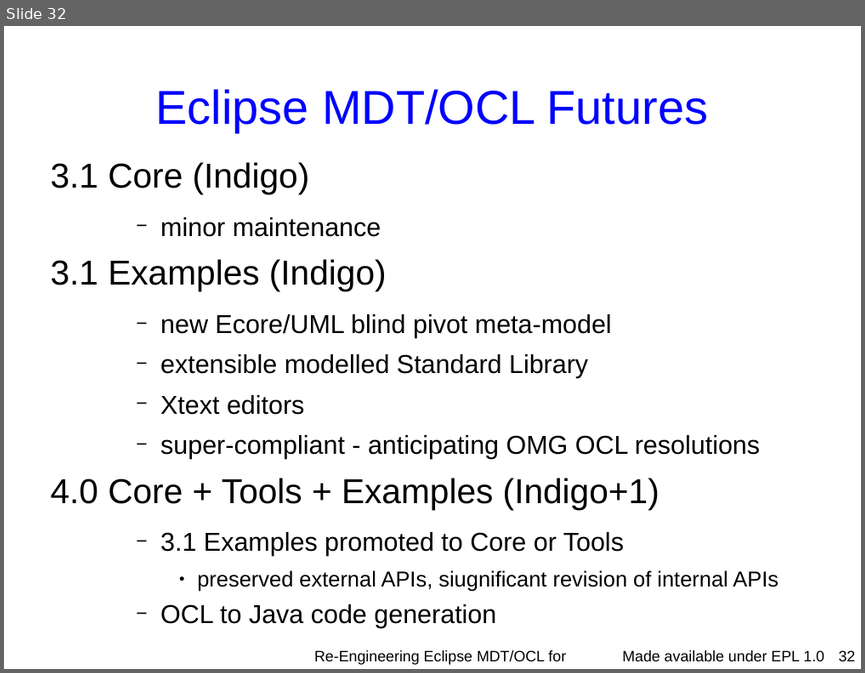
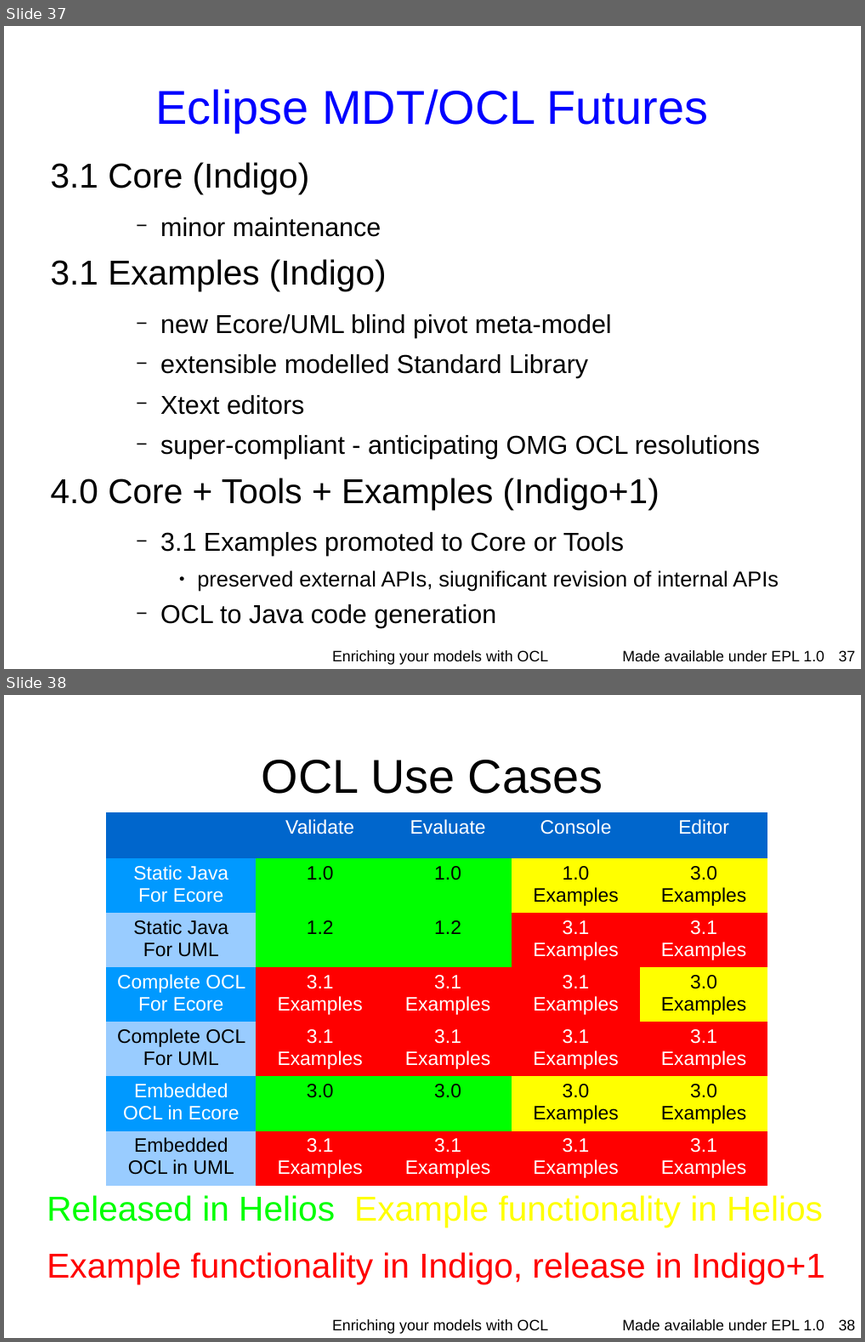
Before and after one commit to eclipse-ocl/ocl-website, a slide deck: ocl/docs/publications/ESE2010LongTalk/EnrichingWithOCL.odp. Shown one above the other, each under a label of ours: slide 32 before the commit, slides 37 and 38 after it. The pictures are 865x673 and 865x1342 pixels, drawn with LibreOffice and Linux fonts; fonts in the diff are those of the drawing; background and template pictures are left out. Boxes give left, top, right and bottom in pixels: in the first picture for what was removed or moved away, otherwise in the second. Text is boxed around its words. In the diff, an @@ line names an element or a change of style, - is before the commit and + after.

```diff
--- a/ocl/docs/publications/ESE2010LongTalk/EnrichingWithOCL.odp
+++ b/ocl/docs/publications/ESE2010LongTalk/EnrichingWithOCL.odp
@@ slide 38 added at (x1=4, y1=695, x2=861, y2=1338), background #FFFFFF; not listed: 1 template element that a slide beside it also shows @@
@@ title added at (x1=262, y1=760, x2=602, y2=794), 44 pt, text #000000 @@
+OCL Use Cases
@@ table added at (x1=107, y1=812, x2=770, y2=1181), 7 rows, 5 columns @@
+ | Validate | Evaluate | Console | Editor
+Static Java / For Ecore | 1.0 | 1.0 | 1.0 Examples | 3.0 / Examples
+Static Java / For UML | 1.2 | 1.2 | 3.1 / Examples | 3.1 / Examples
+Complete OCL For Ecore | 3.1 / Examples | 3.1 / Examples | 3.1 / Examples | 3.0 / Examples
+Complete OCL For UML | 3.1 / Examples | 3.1 / Examples | 3.1 / Examples | 3.1 / Examples
+Embedded OCL in Ecore | 3.0 | 3.0 | 3.0 / Examples | 3.0 / Examples
+Embedded OCL in UML | 3.1 / Examples | 3.1 / Examples | 3.1 / Examples | 3.1 / Examples
@@ text added at (x1=46, y1=1195, x2=825, y2=1284), 32 pt, text #FF0000 @@
+Released in Helios Example functionality in Helios
+Example functionality in Indigo, release in Indigo+1
@@ text added at (x1=332, y1=1319, x2=549, y2=1333), 14 pt, text #000000 @@
+Enriching your models with OCL
@@ page number added at (x1=839, y1=1319, x2=856, y2=1330), 14 pt, text #000000 @@
+38
@@ what was slide 32 is now slide 37 @@
@@ slide 37 changed as well @@
@@ text at (x1=332, y1=650, x2=549, y2=664): text changed @@
-Re-Engineering Eclipse MDT/OCL for Xtext
+Enriching your models with OCL
@@ page number at (x1=839, y1=650, x2=856, y2=661): text changed @@
-32
+37
```
Also in this commit, not shown: 29 other slides changed, 11 other slides added, 3 other files.
